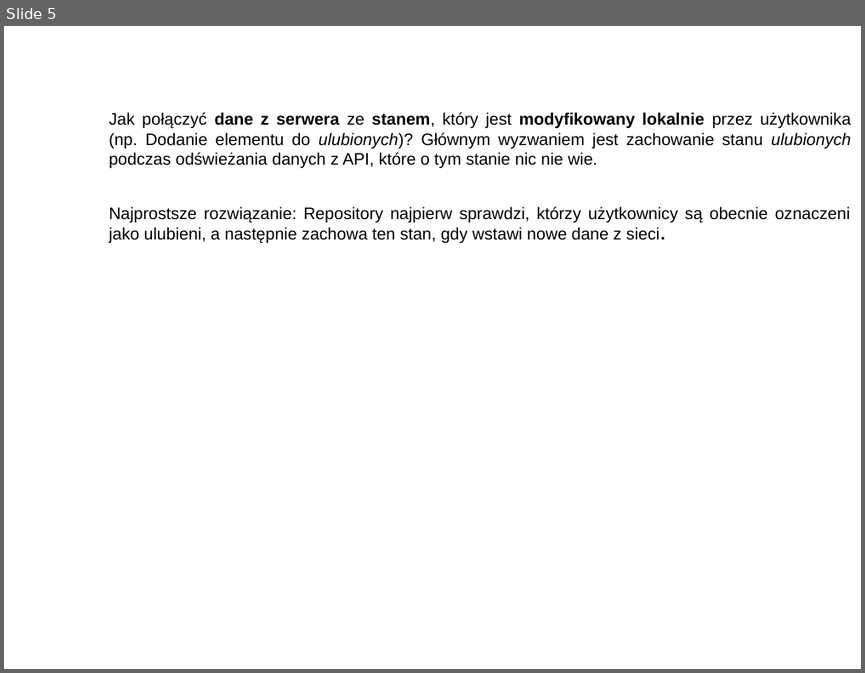
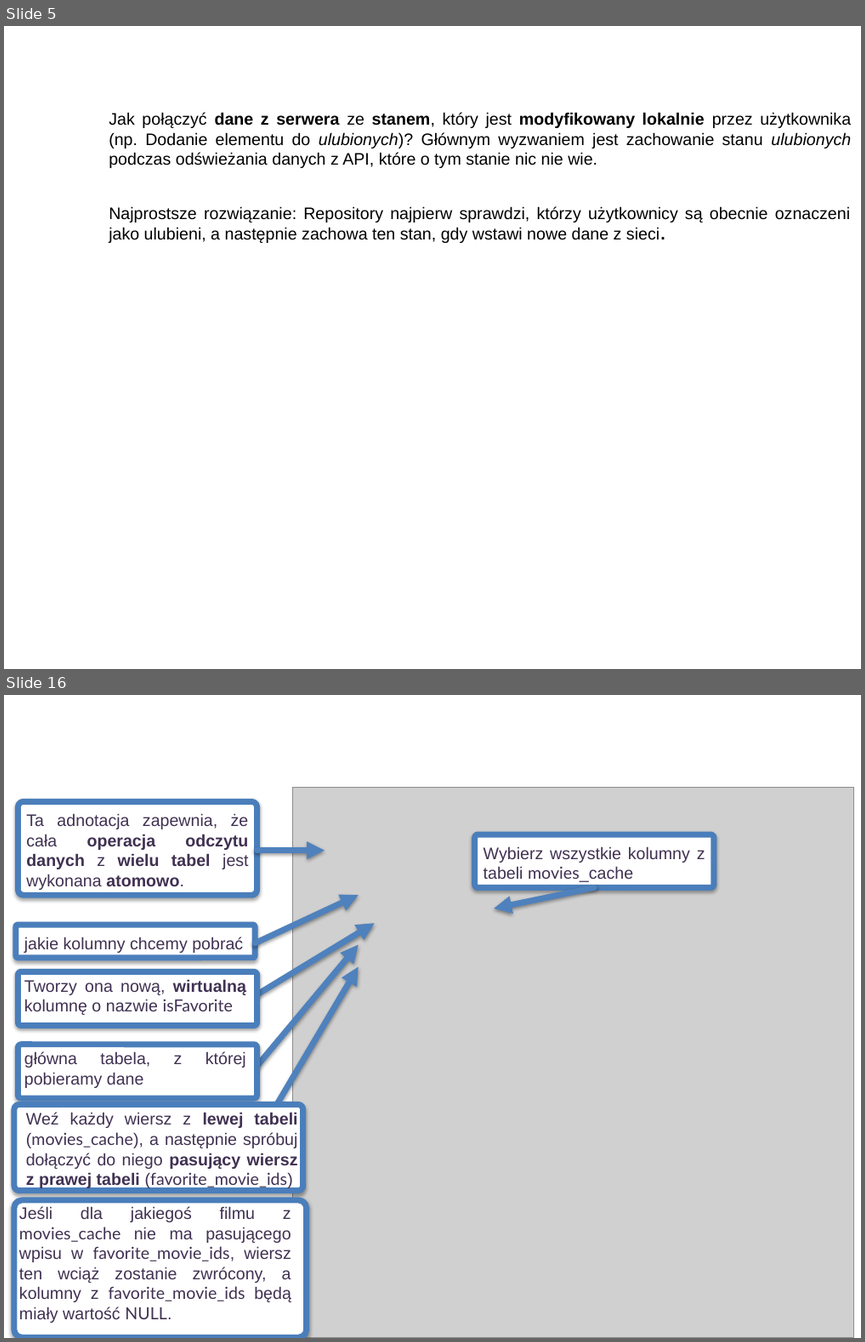
Before and after one commit to RafLew84/ProgUM, a slide deck: PUM2/Wyk/Wyklad13.pptx. Shown one above the other, each under a label of ours: slide 5 before the commit, slides 5 and 16 after it; the slides between them are not shown. The pictures are 865x673 and 865x1342 pixels, drawn with LibreOffice and Linux fonts; fonts in the diff are those of the drawing; grey boxes stand for pictures; background and template pictures are left out. Boxes give left, top, right and bottom in pixels: in the first picture for what was removed or moved away, otherwise in the second. Text is boxed around its words. In the diff, an @@ line names an element or a change of style, - is before the commit and + after.

```diff
--- a/PUM2/Wyk/Wyklad13.pptx
+++ b/PUM2/Wyk/Wyklad13.pptx
@@ slide 16 added at [4,695,861,1338], background picture (left out) @@
@@ text added at [190,713,817,760], 26 pt, text #FFFFFF @@
+Offline Caching
@@ picture added at [293,787,854,1338] @@
@@ rounded rectangle added at [18,801,256,895], fill #FFFFFF, outline #4B7EBC 5 pt @@
@@ text added at [26,813,249,890], 14 pt, text #403152 @@
+Ta adnotacja zapewnia, że cała operacja odczytu danych z wielu tabel jest wykonana atomowo.
@@ rounded rectangle added at [474,834,714,888], fill #FFFFFF, outline #4B7EBC 5 pt @@
@@ text added at [483,846,705,882], 14 pt, text #403152 @@
+Wybierz wszystkie kolumny z tabeli movies_cache
@@ arrow added from (256, 850) to (324, 850), #4F81BD 5 pt @@
@@ arrow added from (255, 943) to (358, 895), #4F81BD 5 pt @@
@@ arrow added from (595, 888) to (494, 908), #4F81BD 5 pt @@
@@ arrow added from (255, 996) to (374, 923), #4F81BD 5 pt @@
@@ rounded rectangle added at [16,925,255,957], fill #FFFFFF, outline #4B7EBC 5 pt @@
@@ text added at [24,936,243,953], 14 pt, text #403152 @@
+jakie kolumny chcemy pobrać
@@ arrow added from (255, 1068) to (358, 944), #4F81BD 5 pt @@
@@ rounded rectangle added at [18,972,256,1026], fill #FFFFFF, outline #4B7EBC 5 pt @@
@@ arrow added from (274, 1110) to (358, 967), #4F81BD 5 pt @@
@@ text added at [24,979,246,1015], 14 pt, text #403152 @@
+Tworzy ona nową, wirtualną kolumnę o nazwie isFavorite
@@ rounded rectangle added at [18,1044,256,1099], fill #FFFFFF, outline #4B7EBC 5 pt @@
@@ text added at [24,1051,246,1067], 14 pt, text #403152 @@
+główna tabela, z której pobieramy dane
@@ rounded rectangle added at [14,1105,303,1191], fill #FFFFFF, outline #4B7EBC 5 pt @@
@@ text added at [26,1111,298,1189], 14 pt, text #403152 @@
+Weź każdy wiersz z lewej tabeli (movies_cache), a następnie spróbuj dołączyć do niego pasujący wiersz z prawej tabeli (favorite_movie_ids)
@@ arrow added from (392, 1152) to (504, 1213), #4F81BD 5 pt @@
@@ rounded rectangle added at [14,1200,307,1337], fill #FFFFFF, outline #4B7EBC 5 pt @@
@@ text added at [19,1206,291,1322], 14 pt, text #403152 @@
+Jeśli dla jakiegoś filmu z movies_cache nie ma pasującego wpisu w favorite_movie_ids, wiersz ten wciąż zostanie zwrócony, a kolumny z favorite_movie_ids będą miały wartość NULL.
```
Also in this commit, not shown: 1 other slide changed, 20 other slides added, 3 slides removed, 4 other files.
